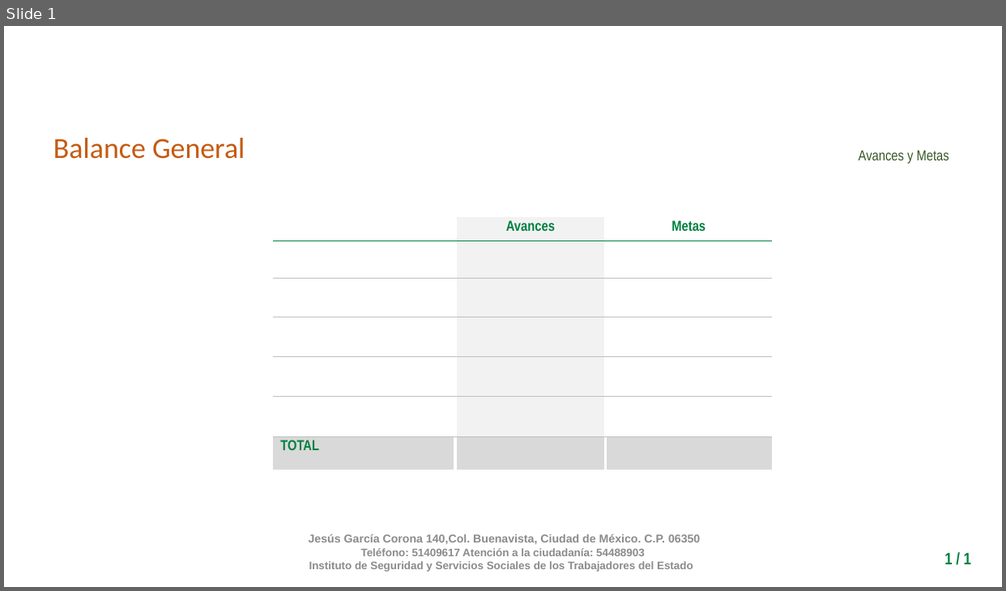
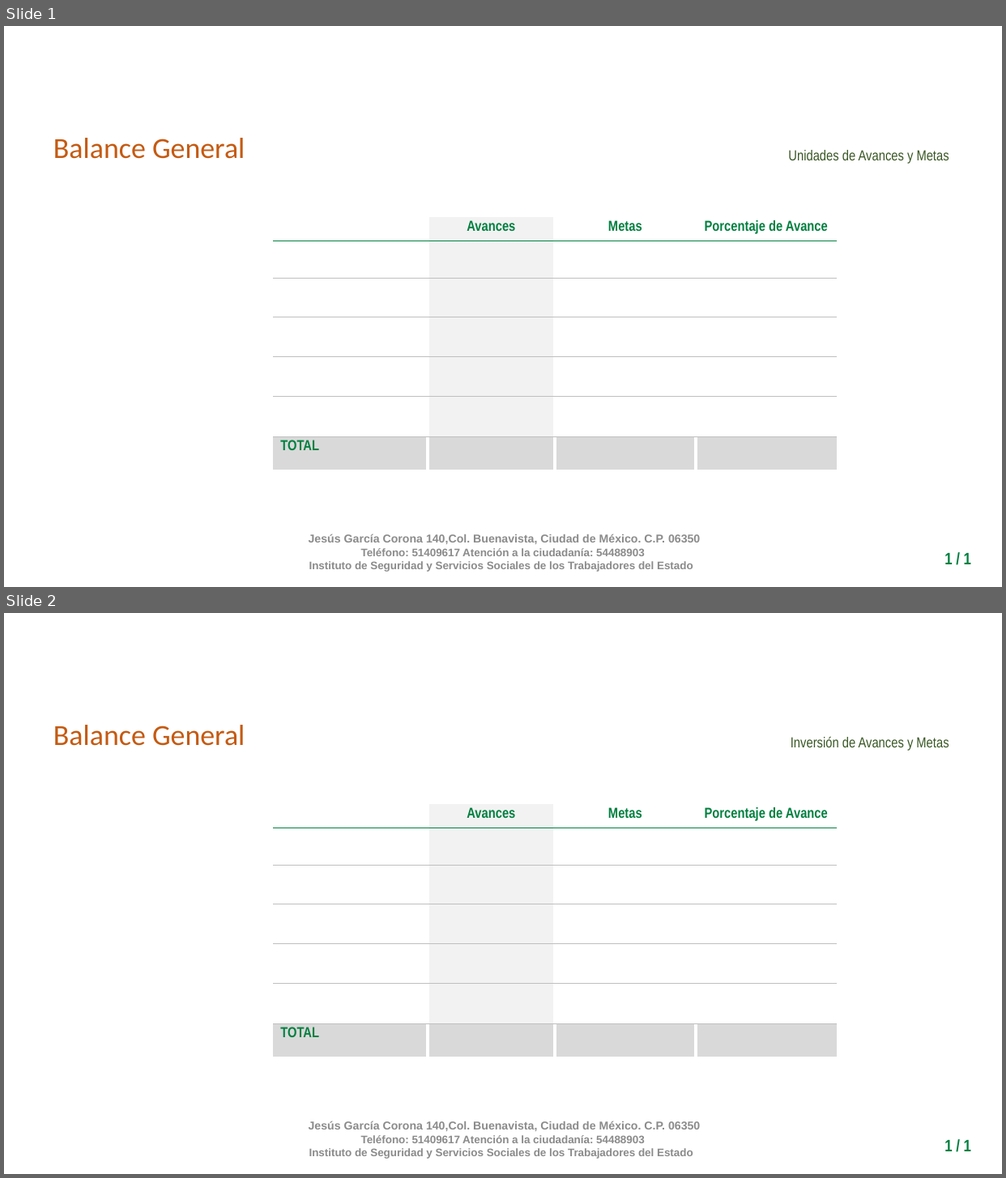
Before and after one commit to fpedro23/djangoISSSTE, a slide deck: djangoISSSTE/static/ppt/balance_general.pptx. Shown one above the other, each under a label of ours: slide 1 before the commit, slides 1 and 2 after it. The pictures are 1006x591 and 1006x1178 pixels, drawn with LibreOffice and Linux fonts; fonts in the diff are those of the drawing; background and template pictures are left out. Boxes give left, top, right and bottom in pixels: in the first picture for what was removed or moved away, otherwise in the second. Text is boxed around its words. In the diff, an @@ line names an element or a change of style, - is before the commit and + after.

```diff
--- a/djangoISSSTE/static/ppt/balance_general.pptx
+++ b/djangoISSSTE/static/ppt/balance_general.pptx
@@ slide 2 added at box(4, 613, 1002, 1174), background #FFFFFF; not listed: 1 template element that a slide beside it also shows @@
@@ text added at box(53, 725, 245, 746), 28 pt, text #C55A11 @@
+Balance General
@@ text added at box(791, 736, 948, 751), 14 pt, text #385723 @@
+Inversión de Avances y Metas
@@ table added at box(273, 804, 837, 1067), 7 rows, 4 columns @@
+ | Avances | Metas | Porcentaje de Avance
+ |  |  | 
+ |  |  | 
+ |  |  | 
+ |  |  | 
+ |  |  | 
+TOTAL |  |  | 
@@ text added at box(944, 1140, 971, 1152), 16 pt, text #008040, bold @@
+1 / 1
@@ slide 1 changed as well @@
@@ text at box(788, 150, 949, 164): text changed @@
-Avances y Metas
+Unidades de Avances y Metas
@@ table at box(273, 217, 837, 480) @@
+column 4: Porcentaje de Avance |  |  |  |  |  | 
@@ table: place and size @@
-table at box(273, 217, 772, 480)
+table at box(273, 217, 837, 480)
```
Also in this commit, not shown: 8 other files.
